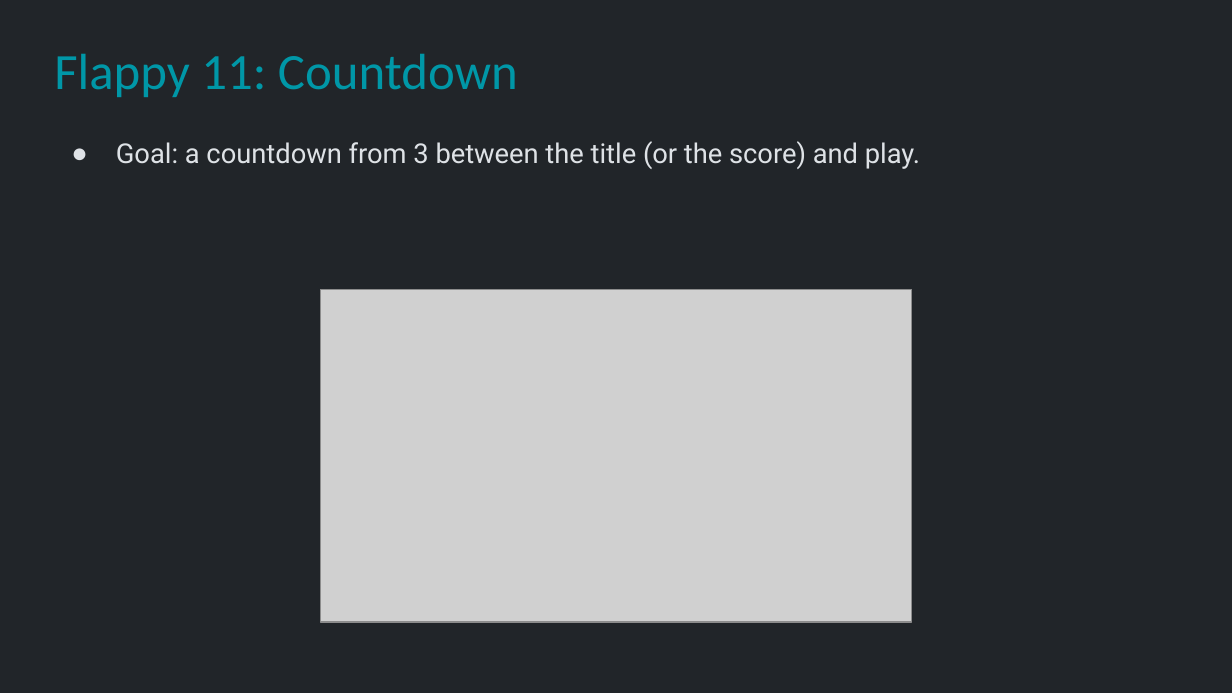
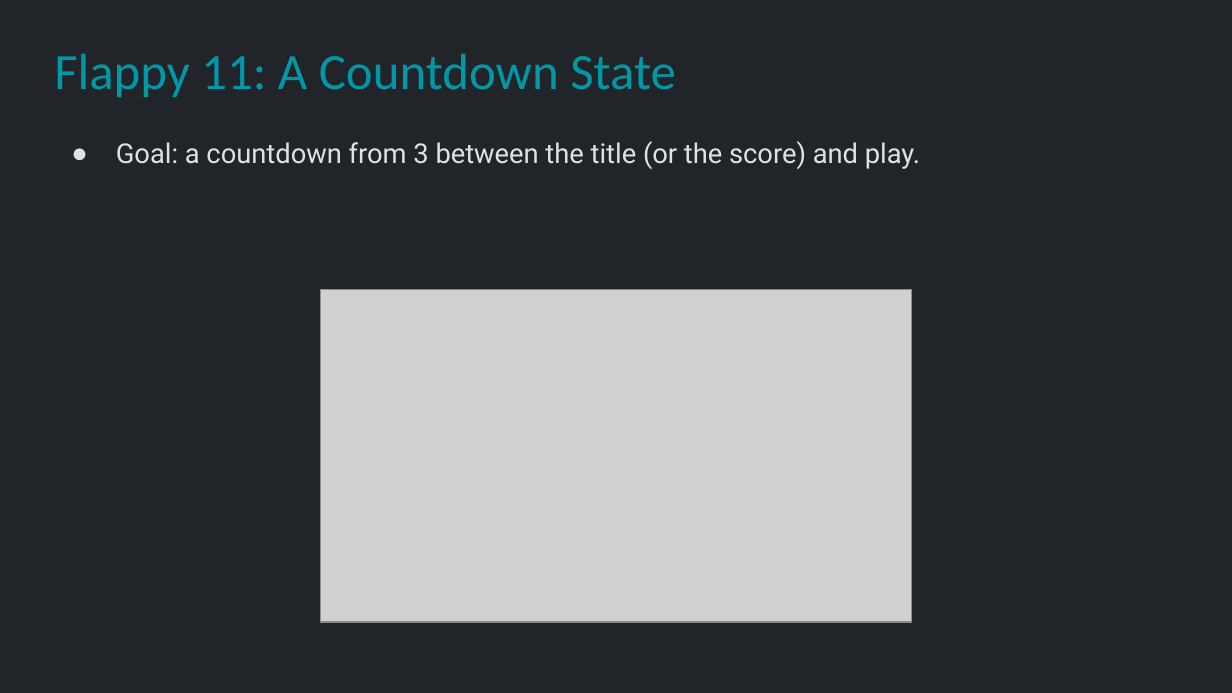
Before and after one commit to Metamate/gar, a slide deck: slide 34 of slides/02 Flappy Bird.pptx. Drawn at 1232x693 pixels with LibreOffice and Linux fonts; fonts in the diff are those of the drawing; grey boxes stand for pictures. Boxes give left, top, right and bottom in pixels: in the first picture for what was removed or moved away, otherwise in the second. Text is boxed around its words. In the diff, an @@ line names an element or a change of style, - is before the commit and + after.

```diff
--- a/slides/02 Flappy Bird.pptx
+++ b/slides/02 Flappy Bird.pptx
@@ title at bbox=[54, 54, 676, 97]: text changed @@
-Flappy 11: Countdown
+Flappy 11: A Countdown State
```
Also in this commit, not shown: 12 other slides changed, 1 other file.
